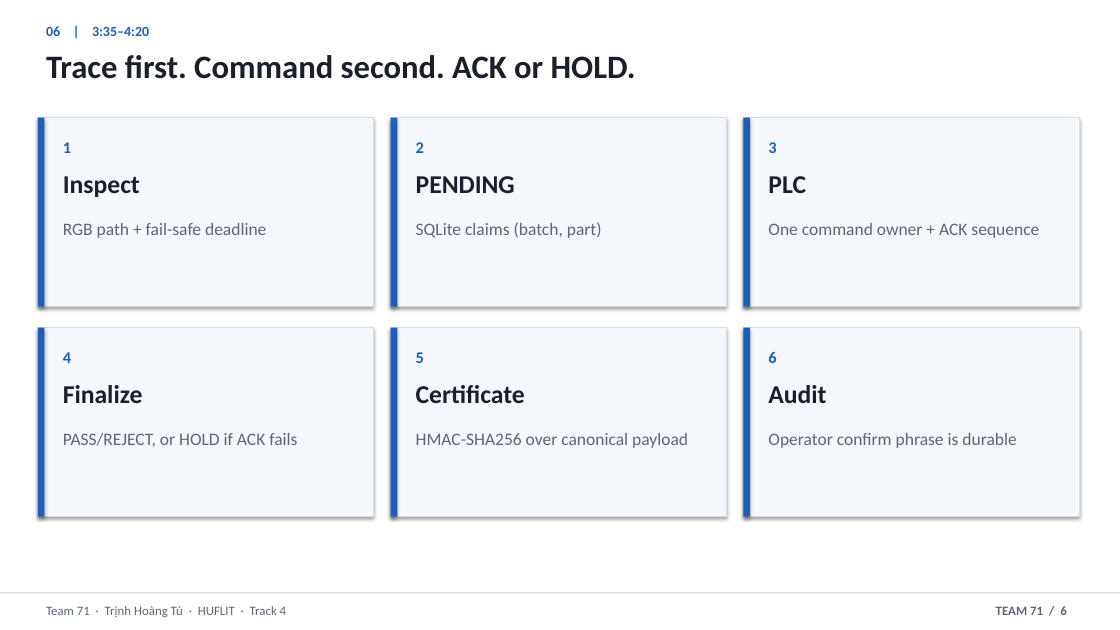
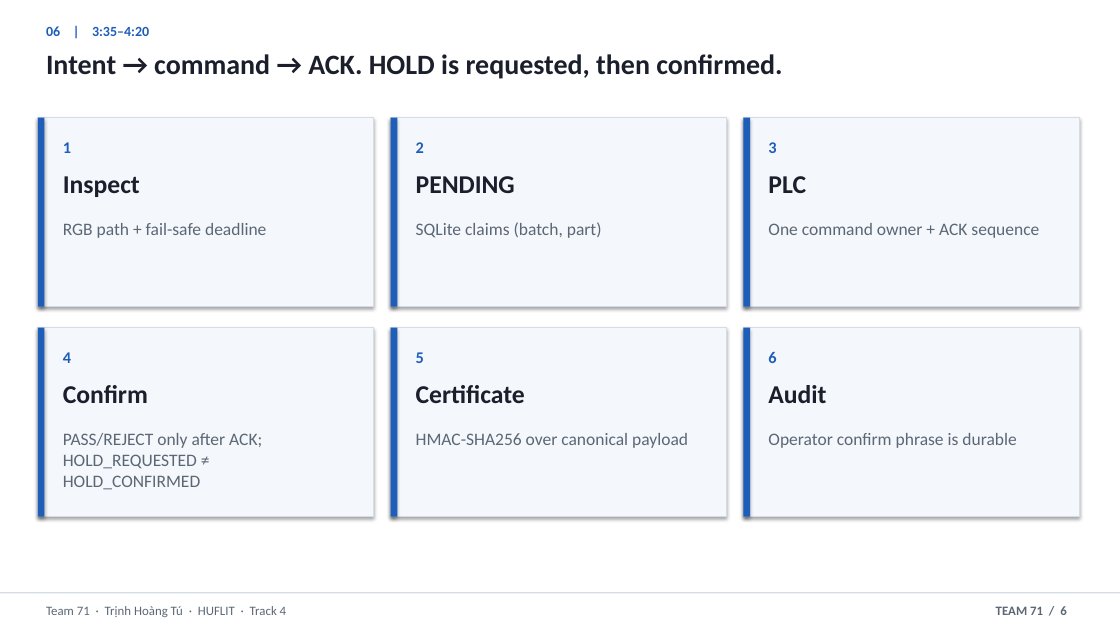
Before and after one commit to thtcsec/securecoating-vision, a slide deck: slide 6 of SecureCoating-Vision_Final_Defense_6min.pptx. Drawn at 1120x630 pixels with LibreOffice and Linux fonts; fonts in the diff are those of the drawing. Boxes give left, top, right and bottom in pixels: in the first picture for what was removed or moved away, otherwise in the second. Text is boxed around its words. In the diff, an @@ line names an element or a change of style, - is before the commit and + after.

```diff
--- a/SecureCoating-Vision_Final_Defense_6min.pptx
+++ b/SecureCoating-Vision_Final_Defense_6min.pptx
@@ text at bbox=[46, 54, 782, 79]: text changed; size 28 to 24 pt @@
-Trace first. Command second. ACK or HOLD.
+Intent → command → ACK. HOLD is requested, then confirmed.
@@ text at bbox=[63, 385, 148, 403]: text changed @@
-Finalize
+Confirm
@@ text at bbox=[63, 433, 262, 490]: text changed @@
-PASS/REJECT, or HOLD if ACK fails
+PASS/REJECT only after ACK; HOLD_REQUESTED ≠ HOLD_CONFIRMED
```
Also in this commit, not shown: 2 other slides changed, 6 other files.
